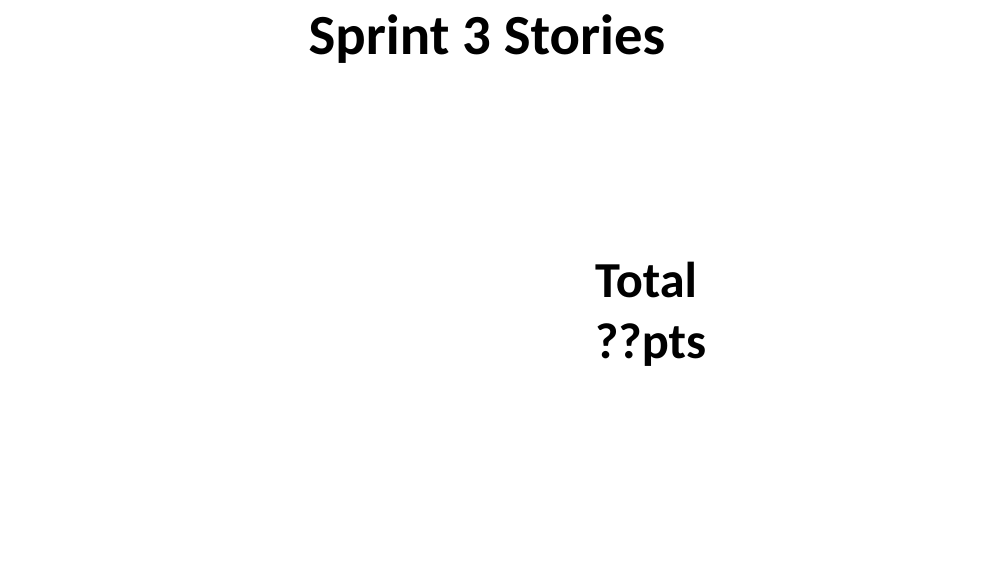
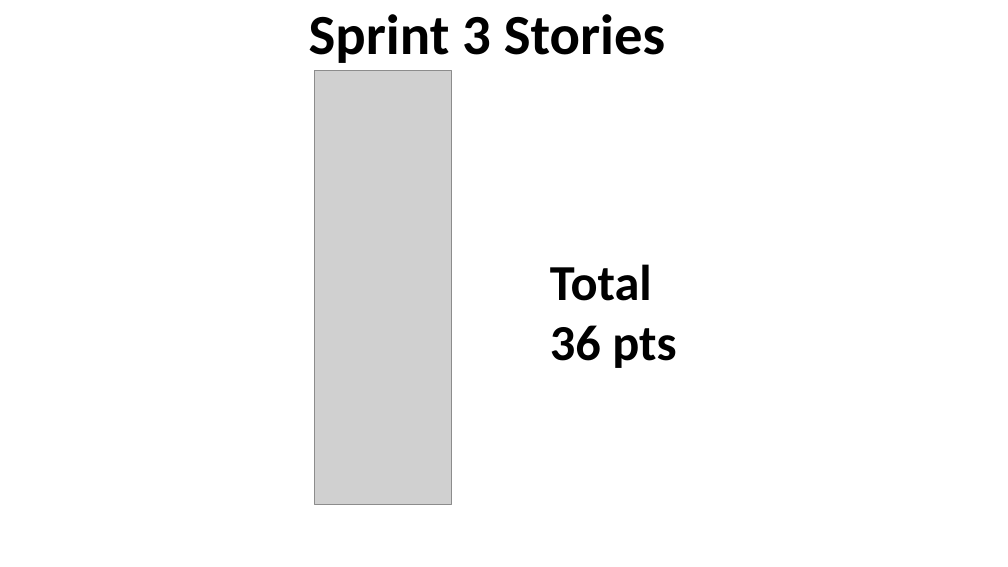
Before and after one commit to FIU-SCIS-Senior-Projects/Collaborative-Platform, a slide deck: slide 11 of Documents/Our Docs/Slides/Sprint3PresentationAdrian.pptx. Drawn at 1008x567 pixels with LibreOffice and Linux fonts; fonts in the diff are those of the drawing; grey boxes stand for pictures. Boxes give left, top, right and bottom in pixels: in the first picture for what was removed or moved away, otherwise in the second. Text is boxed around its words. In the diff, an @@ line names an element or a change of style, - is before the commit and + after.

```diff
--- a/Documents/Our Docs/Slides/Sprint3PresentationAdrian.pptx
+++ b/Documents/Our Docs/Slides/Sprint3PresentationAdrian.pptx
@@ picture added at bbox=[315, 71, 451, 505] @@
@@ text at bbox=[550, 264, 676, 368]: text changed @@
-Total ??pts
+Total 36 pts
```
Also in this commit, not shown: 1 other slide changed.
